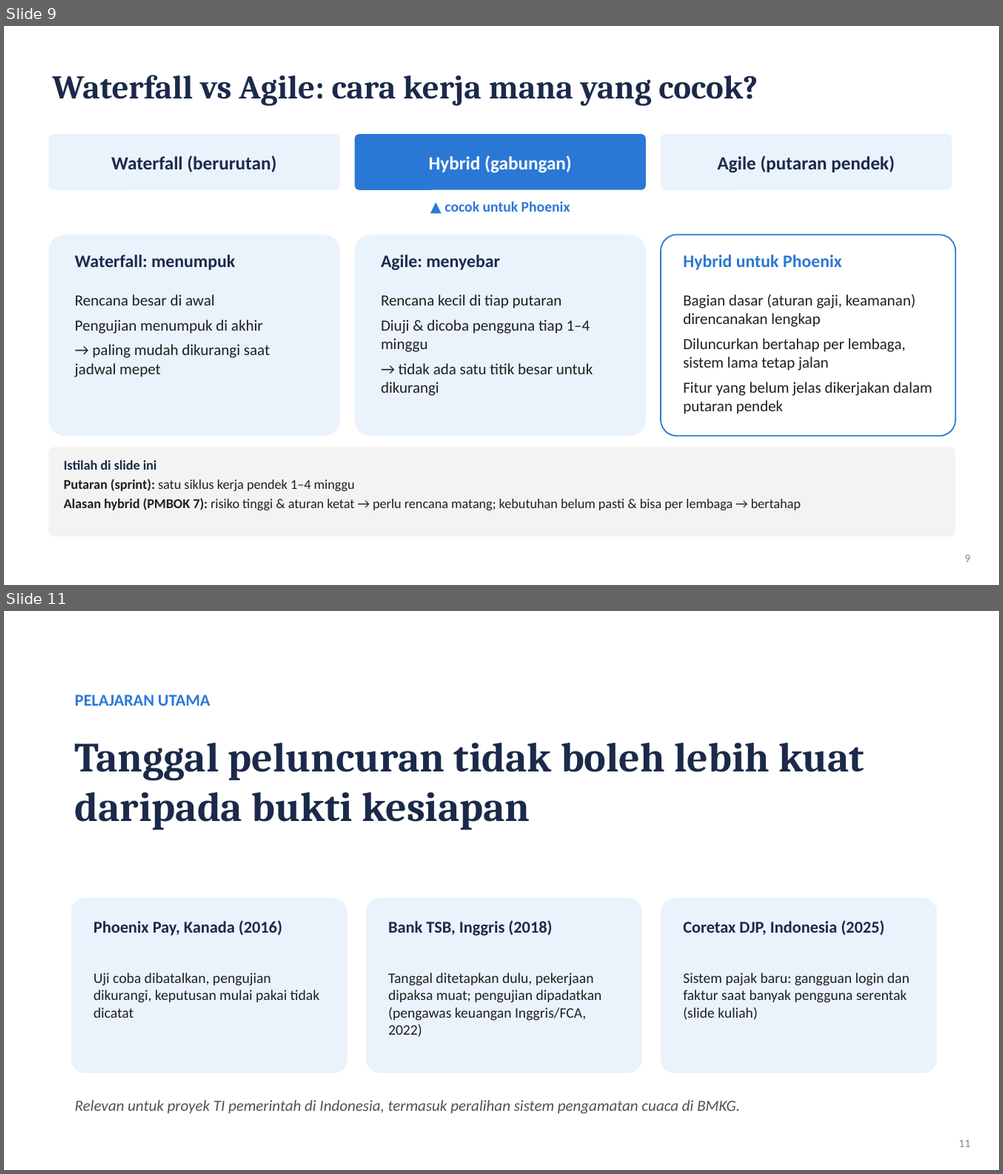
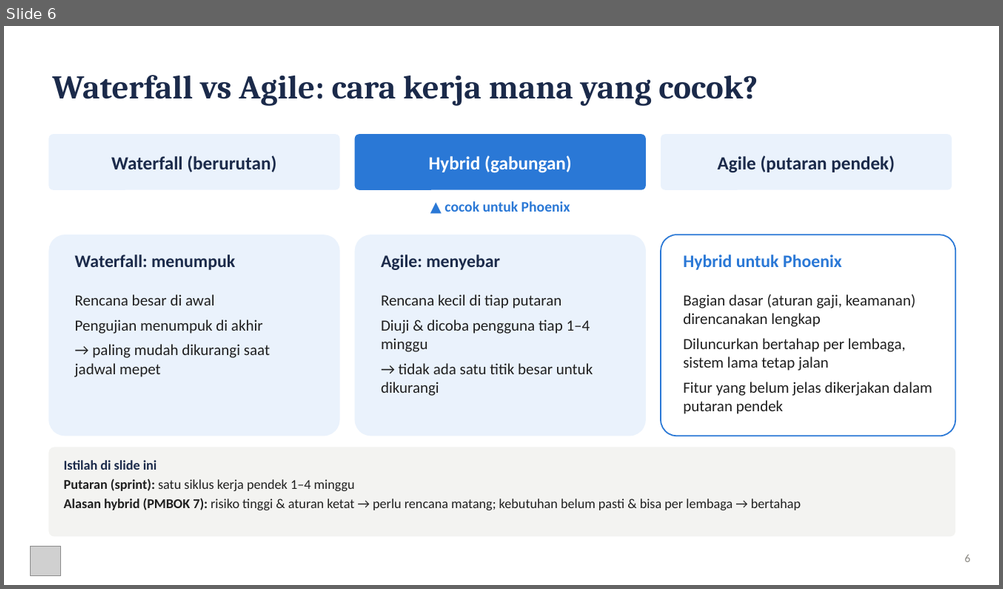
Before and after one commit to mingkimingki/it-proj-manag, a slide deck: tugas1/hasil/Tugas1_DistribusiEffort_Phoenix_Slide.pptx. Shown one above the other, each under a label of ours: slides 9 and 11 before the commit, slide 6 after it; the slides between them are not shown. The pictures are 1003x1174 and 1003x589 pixels, drawn with LibreOffice and Linux fonts; fonts in the diff are those of the drawing; grey boxes stand for pictures. Boxes give left, top, right and bottom in pixels: in the first picture for what was removed or moved away, otherwise in the second. Text is boxed around its words. In the diff, an @@ line names an element or a change of style, - is before the commit and + after.

```diff
--- a/tugas1/hasil/Tugas1_DistribusiEffort_Phoenix_Slide.pptx
+++ b/tugas1/hasil/Tugas1_DistribusiEffort_Phoenix_Slide.pptx
@@ slide 11 removed at <box>4,611,999,1170</box>, background #FFFFFF @@
@@ text removed at <box>75,695,210,706</box> @@
-PELAJARAN UTAMA
@@ text removed at <box>75,743,865,830</box> @@
-Tanggal peluncuran tidak boleh lebih kuat daripada bukti kesiapan
@@ rounded rectangle removed at <box>71,898,347,1073</box> @@
@@ rounded rectangle removed at <box>366,898,642,1073</box> @@
@@ rounded rectangle removed at <box>660,898,936,1073</box> @@
@@ text removed at <box>94,920,282,936</box> @@
-Phoenix Pay, Kanada (2016)
@@ text removed at <box>388,920,552,936</box> @@
-Bank TSB, Inggris (2018)
@@ text removed at <box>683,920,885,935</box> @@
-Coretax DJP, Indonesia (2025)
@@ text removed at <box>94,973,320,1018</box> @@
-Uji coba dibatalkan, pengujian dikurangi, keputusan mulai pakai tidak dicatat
@@ text removed at <box>388,973,602,1037</box> @@
-Tanggal ditetapkan dulu, pekerjaan dipaksa muat; pengujian dipadatkan (pengawas keuangan Inggris/FCA, 2022)
@@ text removed at <box>683,973,909,1020</box> @@
-Sistem pajak baru: gangguan login dan faktur saat banyak pengguna serentak (slide kuliah)
@@ text removed at <box>75,1100,740,1114</box> @@
-Relevan untuk proyek TI pemerintah di Indonesia, termasuk peralihan sistem pengamatan cuaca di BMKG.
@@ text removed at <box>959,1140,970,1147</box> @@
-11
@@ what was slide 9 is now slide 6 @@
@@ slide 6 changed as well @@
@@ picture added at <box>30,547,61,577</box> @@
@@ text at <box>965,554,970,562</box>: text changed @@
-9
+6
```
Also in this commit, not shown: 4 other slides changed, 4 slides added, 7 other slides removed, 10 other files.
